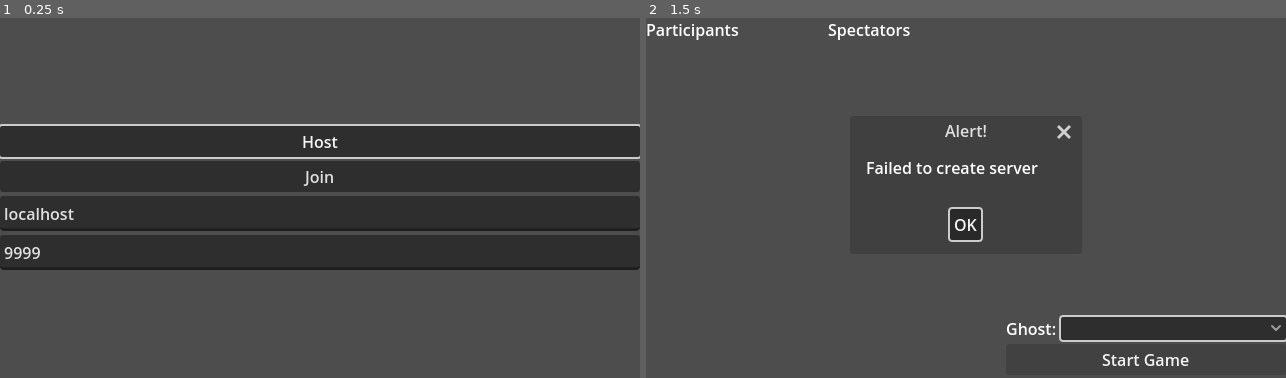
Above: before the commit, frames 1-2 (left to right).
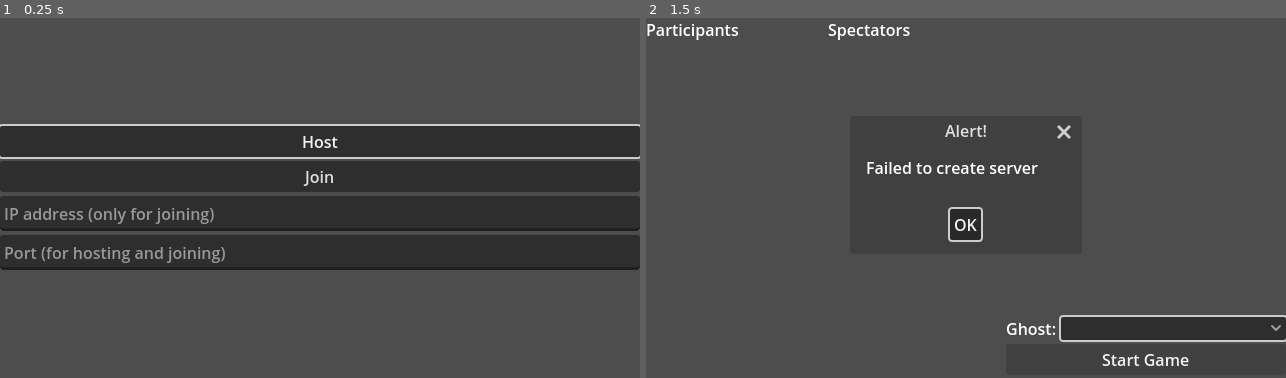
Above: after the commit, the same moments.

Repository: zibetnu/haunting-hijinx
Game: Godot game, scene res://src/main.tscn
Two runs of this game, one before a commit and one after it. Both use one fixed random seed, a clock stepped at 60 frames per second and the inputs below.
Inputs:
- Up to frame 1 (0.25 s): no input
- Up to frame 2 (1.5 s): click "Host" at 0.5 s; click "Start Game" at 1.25 s

The runs differ from the first frame. In frame 1, 1.1% of the frame differs, in the area x 0-36%, y 52-69%; in frame 2, nothing differs.

Commit message:
Save and load network settings

Diff:
--- a/src/main_menu/main_menu.gd
+++ b/src/main_menu/main_menu.gd
@@ -1,12 +1,36 @@
 extends Control
 
 
+const SECTION = "network"
+const IP_KEY = "ip_address"
+const PORT_KEY = "port"
+
+
 func _ready() -> void:
+	_load_address()
 	%HostButton.grab_focus()
 
 
 func start_lobby() -> void:
+	_save_address()
 	SceneChanger.change_scene_to_packed(SceneChanger.lobby)
+
+
+func _load_address() -> void:
+	var config := ConfigFile.new()
+	if config.load(ProjectSettings.get_setting("global/settings_file_path")) != OK:
+		return
+
+	if not config.has_section(SECTION):
+		return
+
+	if config.has_section_key(SECTION, IP_KEY):
+		%IPText.text = config.get_value(SECTION, IP_KEY)
+
+	if config.has_section_key(SECTION, PORT_KEY):
+		var port: int = config.get_value(SECTION, PORT_KEY)
+		if port != 0:
+			%PortText.text = str(port)
 
 
 func _on_host_button_pressed() -> void:
@@ -17,3 +41,10 @@
 func _on_join_button_pressed() -> void:
 	ConnectionManager.create_client(%IPText.text, int(%PortText.text))
 	start_lobby()
+
+
+func _save_address() -> void:
+	var config := ConfigFile.new()
+	config.set_value(SECTION, IP_KEY, %IPText.text)
+	config.set_value(SECTION, PORT_KEY, int(%PortText.text))
+	config.save(ProjectSettings.get_setting("global/settings_file_path"))
--- a/src/main_menu/main_menu.tscn
+++ b/src/main_menu/main_menu.tscn
@@ -42,7 +42,6 @@
 focus_neighbor_top = NodePath("../JoinButton")
 focus_neighbor_bottom = NodePath("../PortText")
 focus_next = NodePath("../PortText")
-text = "localhost"
 placeholder_text = "IP address (only for joining)"
 scroll_fit_content_height = true
 
@@ -52,7 +51,6 @@
 focus_neighbor_top = NodePath("../IPText")
 focus_neighbor_bottom = NodePath("../HostButton")
 focus_previous = NodePath("../IPText")
-text = "9999"
 placeholder_text = "Port (for hosting and joining)"
 scroll_fit_content_height = true
 
